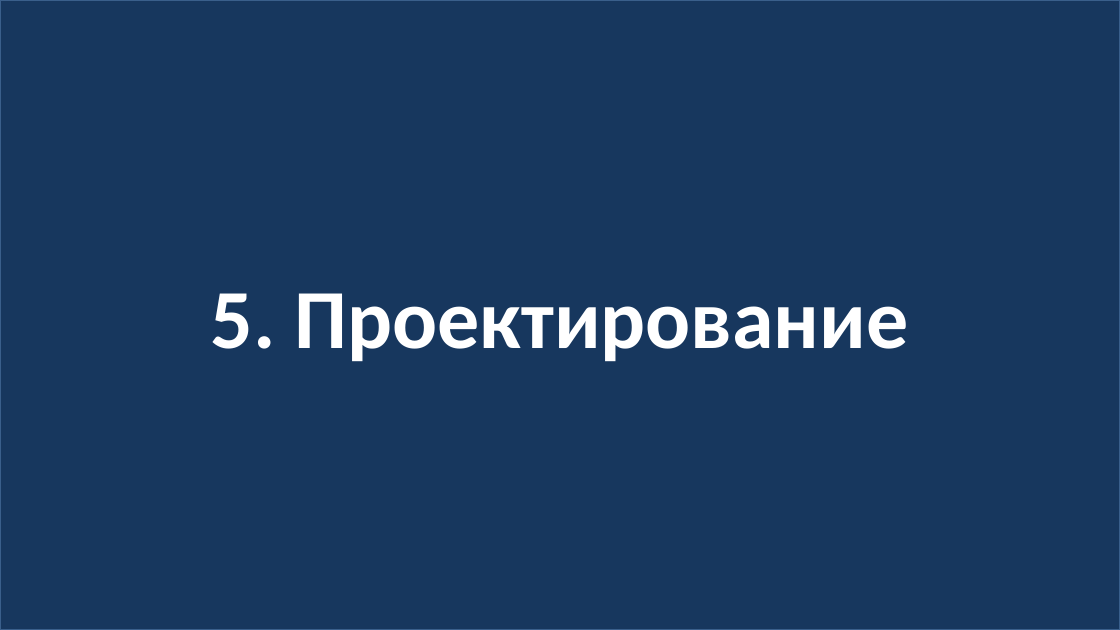
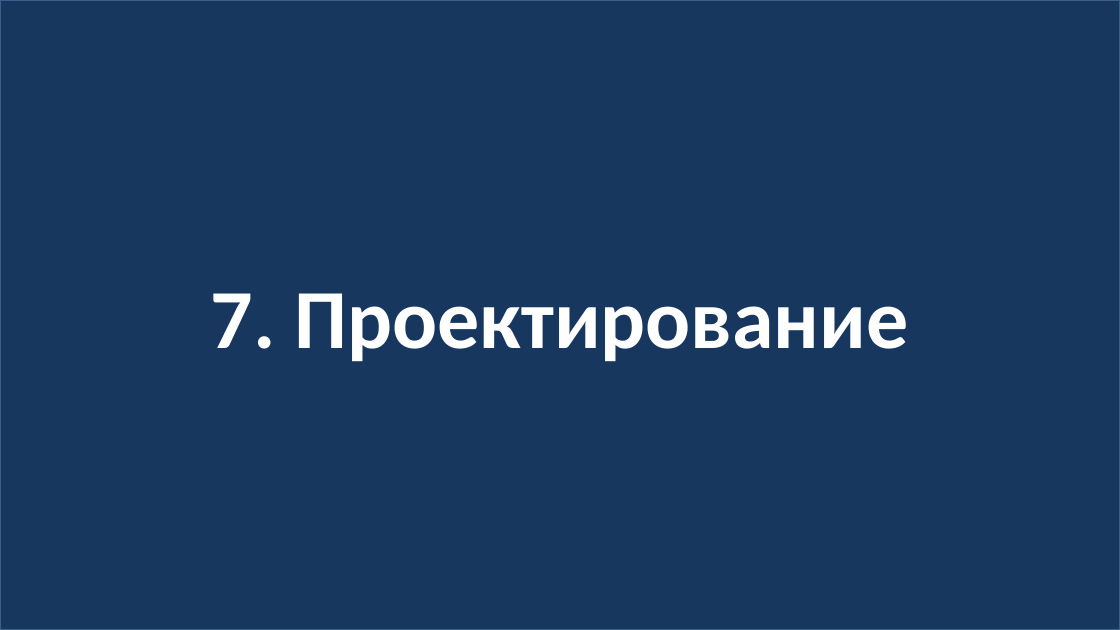
Before and after one commit to web40-ortdnipro/lesson16, a slide deck: slide 16 of lesson16.pptx (slide 20 before the commit). Drawn at 1120x630 pixels with LibreOffice and Linux fonts; fonts in the diff are those of the drawing. Boxes give left, top, right and bottom in pixels: in the first picture for what was removed or moved away, otherwise in the second. Text is boxed around its words. In the diff, an @@ line names an element or a change of style, - is before the commit and + after.

```diff
--- a/lesson16.pptx
+++ b/lesson16.pptx
@@ text in rectangle at (211,293,909,362): text changed @@
-5. Проектирование
+7. Проектирование
```
Also in this commit, not shown: 5 other slides changed, 4 slides removed, 1 other file.
